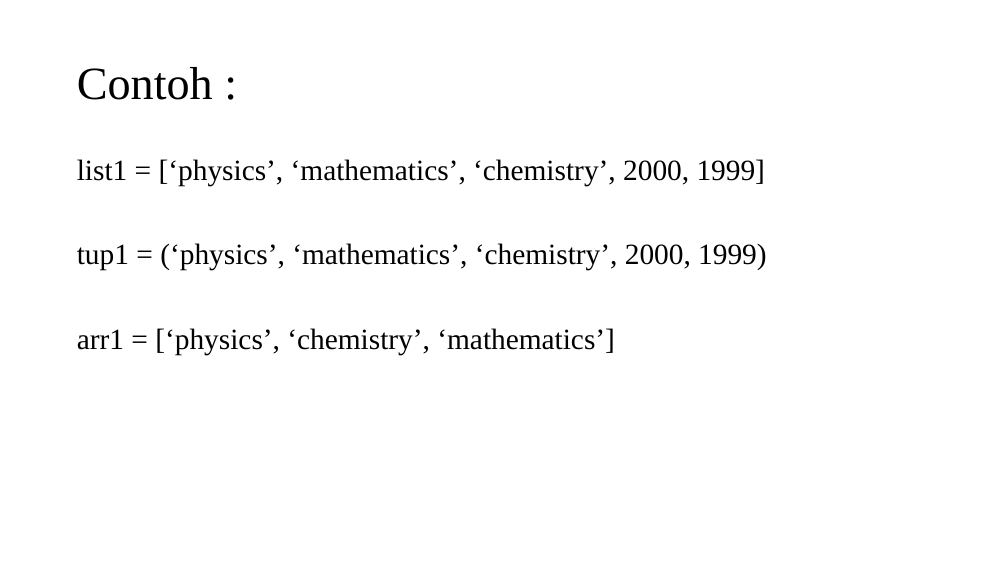
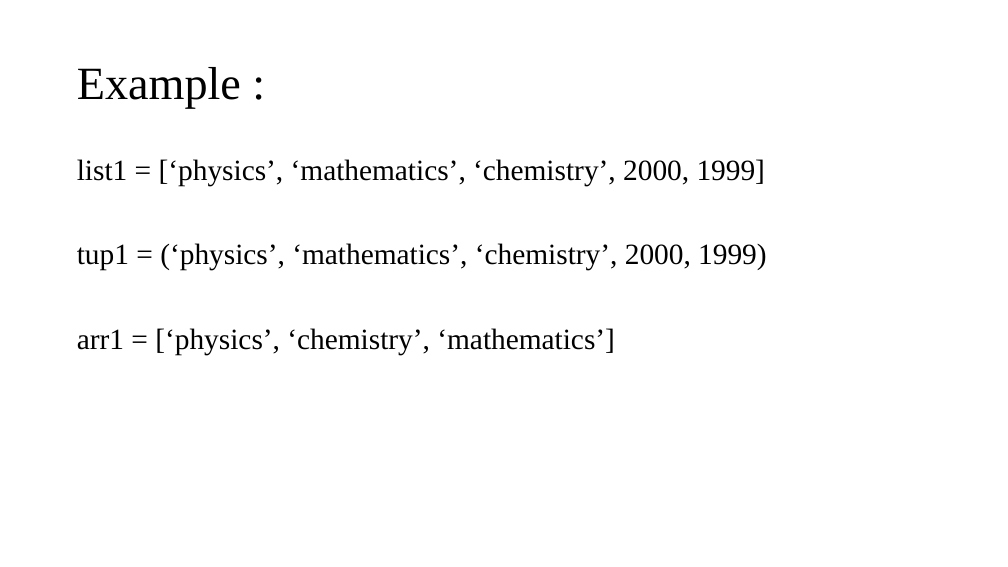
Before and after one commit to Bujutex/CommunityHubDataScience, a slide deck: slide 20 of Documentation/Introduction to Python.pptx. Drawn at 1008x567 pixels with LibreOffice and Linux fonts; fonts in the diff are those of the drawing. Boxes give left, top, right and bottom in pixels: in the first picture for what was removed or moved away, otherwise in the second. Text is boxed around its words. In the diff, an @@ line names an element or a change of style, - is before the commit and + after.

```diff
--- a/Documentation/Introduction to Python.pptx
+++ b/Documentation/Introduction to Python.pptx
@@ title at box(77, 67, 241, 109): text changed @@
-Contoh :
+Example :
```
Also in this commit, not shown: 2 other slides changed, 3 other files.
